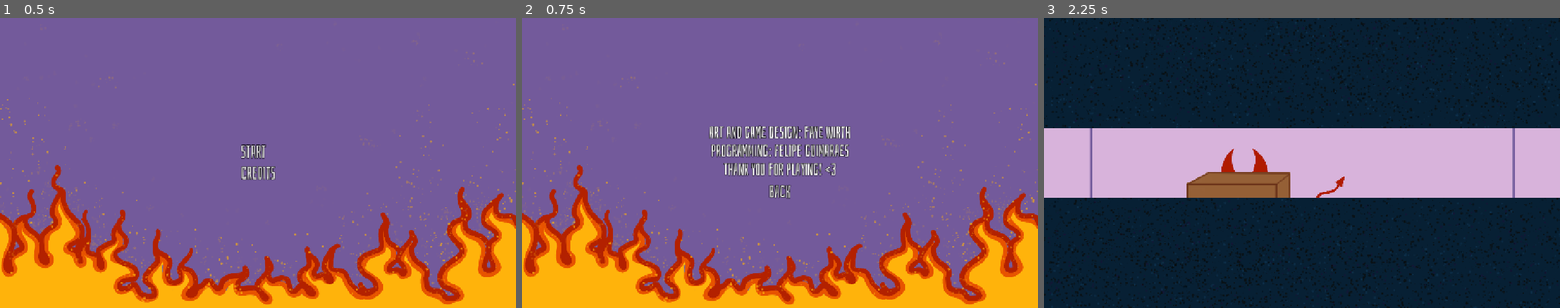
Above: before the commit, frames 1-3 (left to right).
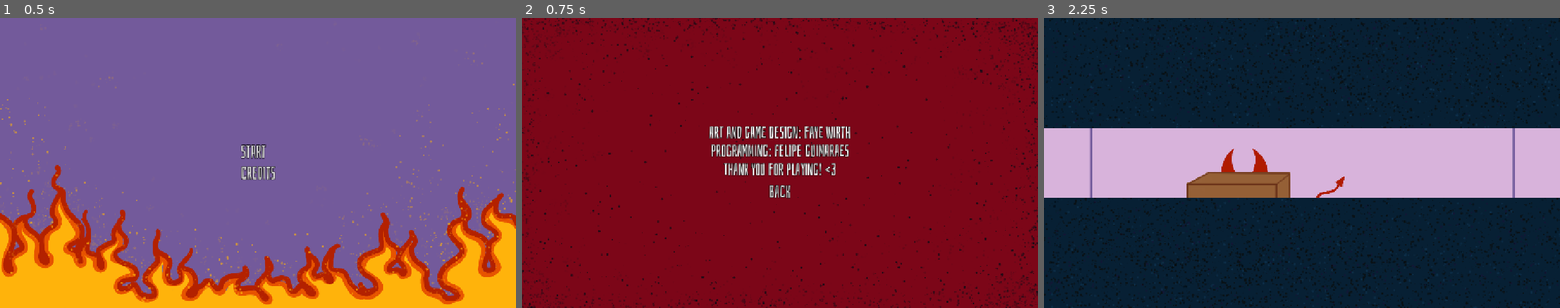
Above: after the commit, the same moments.

Repository: guimafelipe/hidenseek
Game: Godot game, scene res://Scenes/main_menu.tscn
Two runs of this game, one before a commit and one after it. Both use one fixed random seed, a clock stepped at 60 frames per second and the inputs below.
Inputs:
- Up to frame 1 (0.5 s): no input
- Up to frame 2 (0.75 s): click "Credits" at 0.5 s
- Up to frame 3 (2.25 s): click "Back" at 1.25 s; click "Start" at 2 s

Frame 1 is identical in both runs. In frame 2, 98% of the frame differs, in the area x 0-100%, y 0-100%; in frame 3, nothing differs.

Commit message:
Credits now working

Diff:
--- a/Scenes/credits.gd
+++ b/Scenes/credits.gd
@@ -2,6 +2,7 @@
 
 func _ready() -> void:
 	if GameProgressManager.max_level_reached == GameProgressManager.last_level:
+		$Background.texture = ResourceLoader.load("res://Assets/Art/credits_w_demon.png")
 		var lines = FileAccess.open("res://Assets/DemonLines/lines_credits.txt", FileAccess.READ)
 		var content = lines.get_as_text()
 		lines.close()
--- a/Scenes/credits.tscn
+++ b/Scenes/credits.tscn
@@ -1,7 +1,7 @@
 [gd_scene format=3 uid="uid://bvq4mbe065pxg"]
 
 [ext_resource type="Script" uid="uid://yufy7w3td5k3" path="res://Scenes/credits.gd" id="1_r18jl"]
-[ext_resource type="Texture2D" uid="uid://dmvv0ml0suy55" path="res://Assets/Art/menu_bg.png" id="2_1bamb"]
+[ext_resource type="Texture2D" uid="uid://de2dke1ajowgx" path="res://Assets/Art/credits .png" id="2_1bamb"]
 [ext_resource type="PackedScene" uid="uid://brr661jipartu" path="res://Scenes/devil.tscn" id="2_ccovl"]
 [ext_resource type="PackedScene" uid="uid://bddcmhodlbpoe" path="res://Scenes/devil_animation.tscn" id="3_1bamb"]
 
@@ -14,7 +14,7 @@
 grow_vertical = 2
 script = ExtResource("1_r18jl")
 
-[node name="TextureRect" type="TextureRect" parent="." unique_id=2111951260]
+[node name="Background" type="TextureRect" parent="." unique_id=2111951260]
 layout_mode = 0
 offset_right = 40.0
 offset_bottom = 40.0
@@ -54,8 +54,8 @@
 text = "Back"
 
 [node name="Devil" parent="." unique_id=1994970345 instance=ExtResource("2_ccovl")]
-visible = false
-position = Vector2(1135, 133)
+position = Vector2(421, 5)
+DISTANCE_TO_BE_CORRECT = 250.0
 
 [node name="DevilAnimation" parent="." unique_id=107483872 instance=ExtResource("3_1bamb")]
 
Binary file added: Assets/Art/credits .png
Not shown, added: Assets/Art/credits .png.import
Binary file added: Assets/Art/credits_w_demon.png
Not shown, added: Assets/Art/credits_w_demon.png.import
